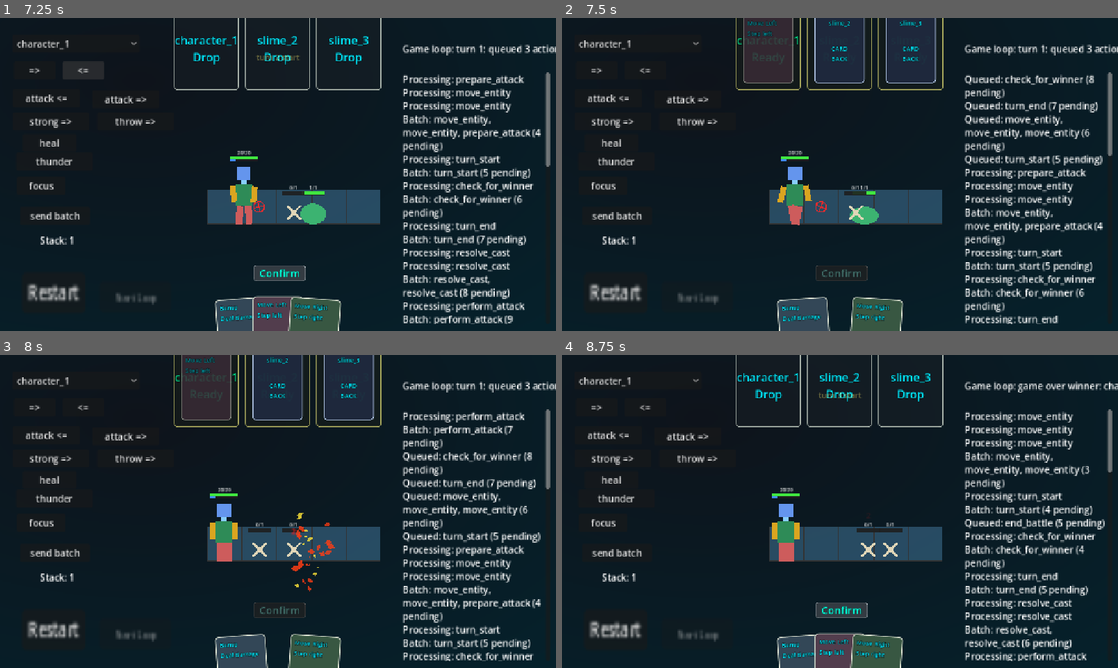
Above: before the commit, frames 1-4 (two rows, left to right).
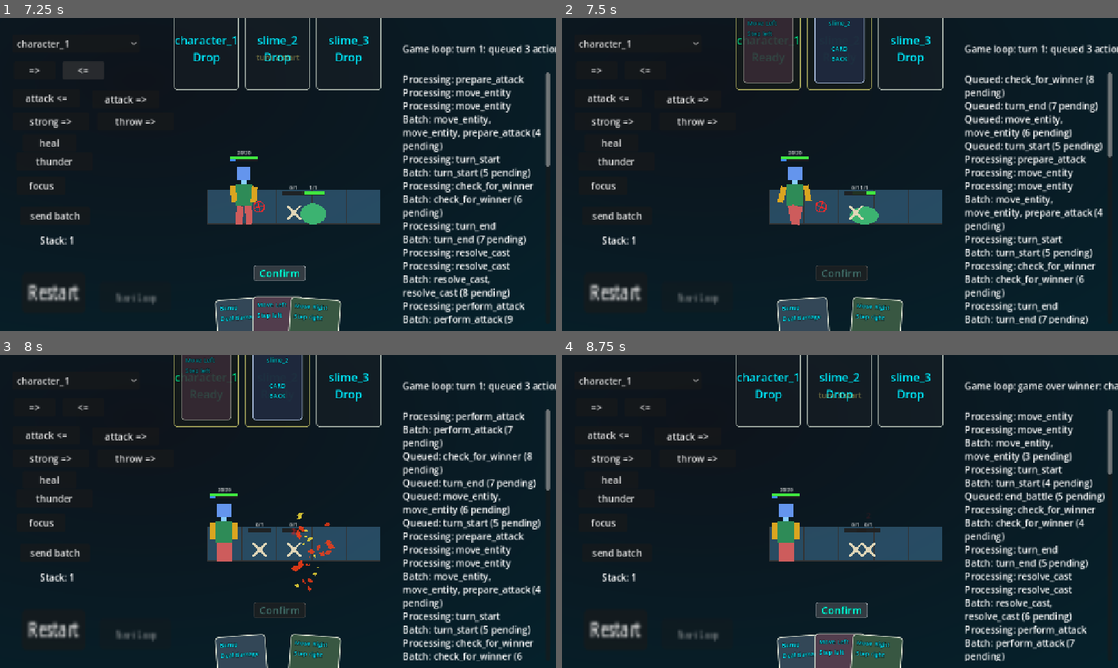
Above: after the commit, the same moments.

Repository: bubblecigar/turn-base-game
Game: Godot game, scene res://scenes/main.tscn
The game is run twice, just before and just after one commit, with the same random seed, the same clock (stepped at 60 frames per second) and the same inputs.
Inputs (mouse positions are in pixels of both pictures, inside the frame that each line leads up to):
- Up to frame 1 (7.25 s): click "Restart" at 0.5 s; click "Restart" at 1.25 s; click "Restart" at 2 s; click "Start Loop" at 2.75 s; click "Confirm" at 3.5 s; drag from (478, 199) to (261, 205) at 4.27 s; click "character_1" at 5 s; click "=>" at 5.75 s; click "<=" at 6.5 s
- Up to frame 2 (7.5 s): click "Confirm" at 7.25 s
- Up to frame 3 (8 s): no input
- Up to frame 4 (8.75 s): drag from (728, 527) to (856, 542) at 8.02 s

Frame 1 is identical in both runs. In frame 2, 6.3% of the frame differs, in the area x 56-99%, y 0-98%; in frame 3, 5.2%; in frame 4, 6.5%, in the area x 50-99%, y 26-98%.

Commit message:
Use live entity helpers for battle actions

Diff:
--- a/scenes/data_flow/battle_state_store.gd
+++ b/scenes/data_flow/battle_state_store.gd
@@ -84,6 +84,38 @@
 func get_selected_card(entity_id: StringName) -> Dictionary:
 	var selected_cards: Dictionary = _state.get(&"selected_cards", {})
 	return selected_cards.get(entity_id, {})
+
+
+func get_live_entities() -> Dictionary:
+	var entities: Dictionary = _state.get(&"entities", {})
+	var live_entities: Dictionary = {}
+	for raw_entity_id: Variant in entities:
+		var entity_id := StringName(str(raw_entity_id))
+		var entity: Dictionary = entities[raw_entity_id]
+		if is_entity_alive(entity_id):
+			live_entities[entity_id] = entity.duplicate(true)
+
+	return live_entities
+
+
+func get_live_entity_ids() -> Array[StringName]:
+	var live_entity_ids: Array[StringName] = []
+	for raw_entity_id: Variant in get_live_entities():
+		live_entity_ids.append(StringName(str(raw_entity_id)))
+
+	return live_entity_ids
+
+
+func get_live_entity(entity_id: StringName) -> Dictionary:
+	if not is_entity_alive(entity_id):
+		return {}
+
+	return _get_entity(entity_id).duplicate(true)
+
+
+func is_entity_alive(entity_id: StringName) -> bool:
+	var entity := _get_entity(entity_id)
+	return not entity.is_empty() and int(entity.get(&"current_hp", 0)) > 0
 
 
 func set_entity_card_pool(entity_id: StringName, cards: Array[Dictionary]) -> void:
--- a/scenes/game_control/game_loop.gd
+++ b/scenes/game_control/game_loop.gd
@@ -106,7 +106,7 @@
 func _create_turn_actions() -> Array[Dictionary]:
 	var actions: Array[Dictionary] = []
 	var entities: Dictionary = state_store.get_value(&"entities", {})
-	var alive_entity_ids := _get_alive_entity_ids()
+	var alive_entity_ids: Array[StringName] = state_store.get_live_entity_ids()
 
 	for entity_id: StringName in alive_entity_ids:
 		var entity: Dictionary = entities.get(entity_id, {})
@@ -399,7 +399,7 @@
 	if entities.is_empty():
 		return false
 
-	var living_entity_ids := _get_alive_entity_ids()
+	var living_entity_ids: Array[StringName] = state_store.get_live_entity_ids()
 	var dead_entity_ids: Array[StringName] = []
 	var living_character_ids: Array[StringName] = []
 	var living_enemy_ids: Array[StringName] = []
@@ -446,18 +446,6 @@
 	print("game loop status: %s" % status)
 
 
-func _get_alive_entity_ids() -> Array[StringName]:
-	var entities: Dictionary = state_store.get_value(&"entities", {})
-	var alive_entity_ids: Array[StringName] = []
-
-	for entity_id: Variant in entities:
-		var entity: Dictionary = entities[entity_id]
-		if int(entity.get(&"current_hp", 0)) > 0:
-			alive_entity_ids.append(StringName(str(entity_id)))
-
-	return alive_entity_ids
-
-
 func _is_character_entity(entity: Dictionary) -> bool:
 	return StringName(str(entity.get(&"type", &""))) == &"character"
 
--- a/scenes/gui/hand_gui.gd
+++ b/scenes/gui/hand_gui.gd
@@ -227,8 +227,8 @@
 	if state_store == null or _card_pool_service == null:
 		return false
 
-	var entities: Dictionary = state_store.get_value(&"entities", {})
-	for raw_entity_id: Variant in entities:
+	var live_entities: Dictionary = state_store.get_live_entities()
+	for raw_entity_id: Variant in live_entities:
 		var entity_id := StringName(str(raw_entity_id))
 		if entity_id == &"" or _pending_confirmed_card_actions.has(entity_id):
 			continue
@@ -242,9 +242,9 @@
 func _fill_missing_selected_cards() -> Dictionary:
 	var selected_cards: Dictionary = state_store.get_value(&"selected_cards", {}) if state_store != null else {}
 	var next_selected_cards := selected_cards.duplicate(true)
-	var entities: Dictionary = state_store.get_value(&"entities", {}) if state_store != null else {}
-
-	for raw_entity_id: Variant in entities:
+	var live_entities: Dictionary = state_store.get_live_entities() if state_store != null else {}
+
+	for raw_entity_id: Variant in live_entities:
 		var entity_id := StringName(str(raw_entity_id))
 		if entity_id == &"" or _pending_confirmed_card_actions.has(entity_id):
 			continue
